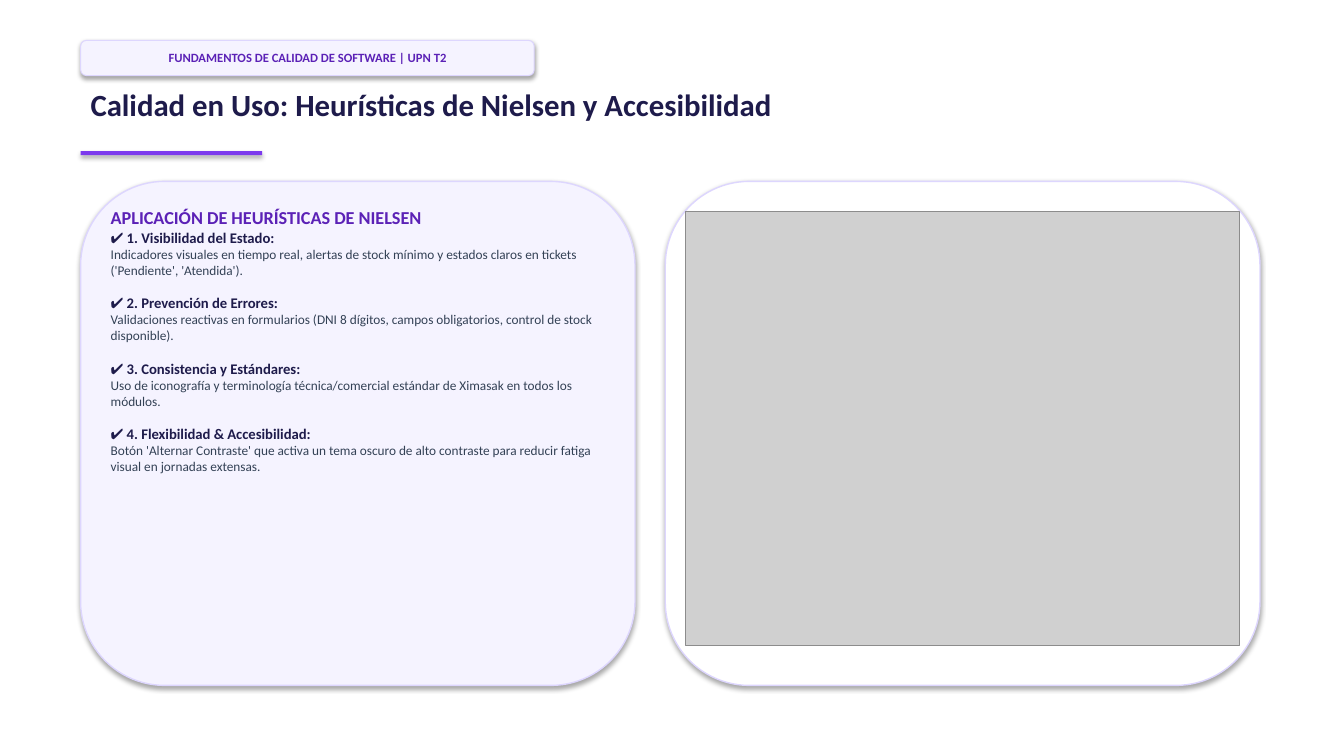
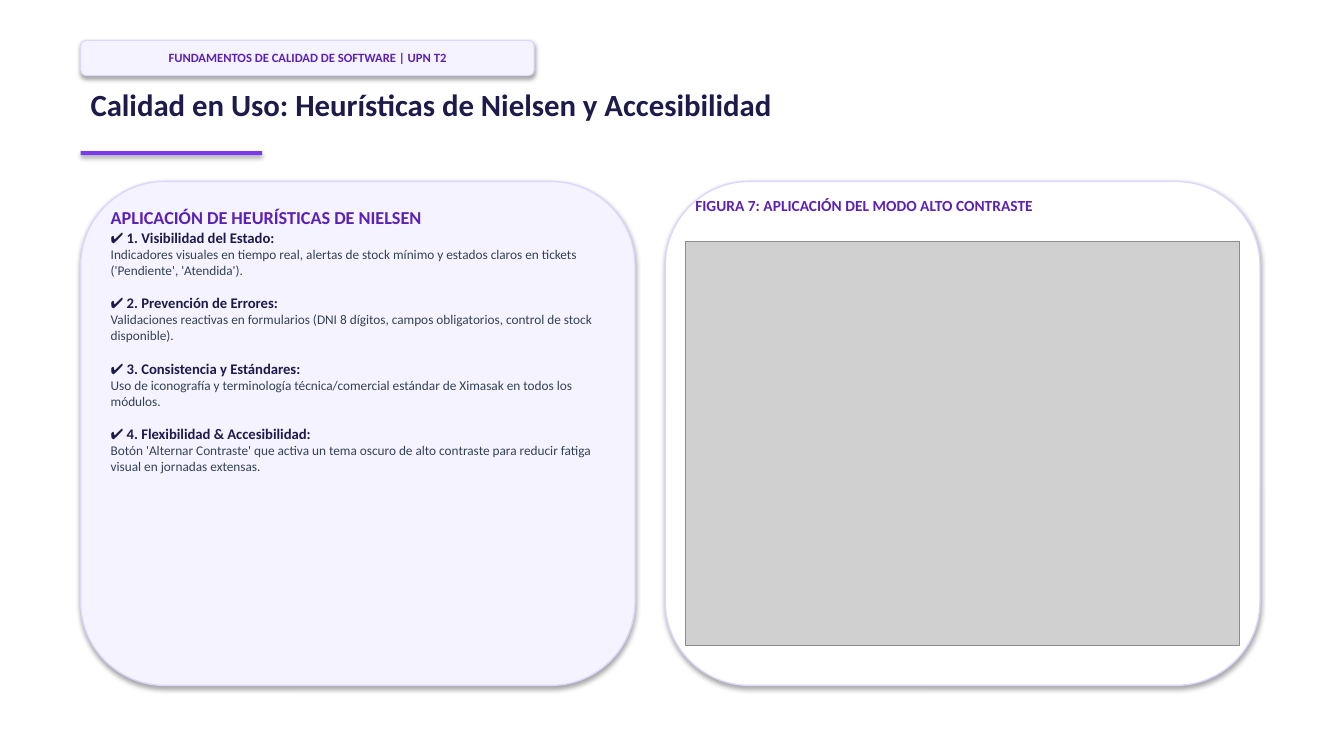
Before and after one commit to alevascan/ximasak, a slide deck: slide 9 of Exposicion_SIRVS_Ximasak_T2.pptx. Drawn at 1344x756 pixels with LibreOffice and Linux fonts; fonts in the diff are those of the drawing; grey boxes stand for pictures. Boxes give left, top, right and bottom in pixels: in the first picture for what was removed or moved away, otherwise in the second. Text is boxed around its words. In the diff, an @@ line names an element or a change of style, - is before the commit and + after.

Commit message:
Corregir mapeo exacto de figuras e imagenes del informe en el PPT

```diff
--- a/Exposicion_SIRVS_Ximasak_T2.pptx
+++ b/Exposicion_SIRVS_Ximasak_T2.pptx
@@ text added at [695, 198, 1033, 211], 11 pt, text #5B21B6, bold @@
+FIGURA 7: APLICACIÓN DEL MODO ALTO CONTRASTE
@@ picture: place and size @@
-picture at [686, 212, 1240, 645]
+picture at [686, 242, 1240, 645]
```
Also in this commit, not shown: 6 other slides changed.
